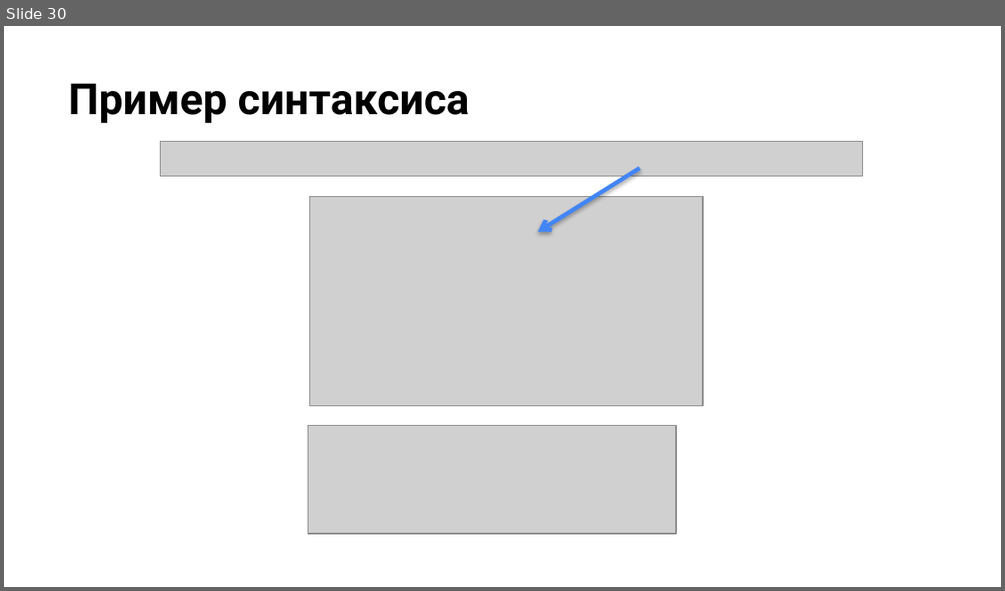
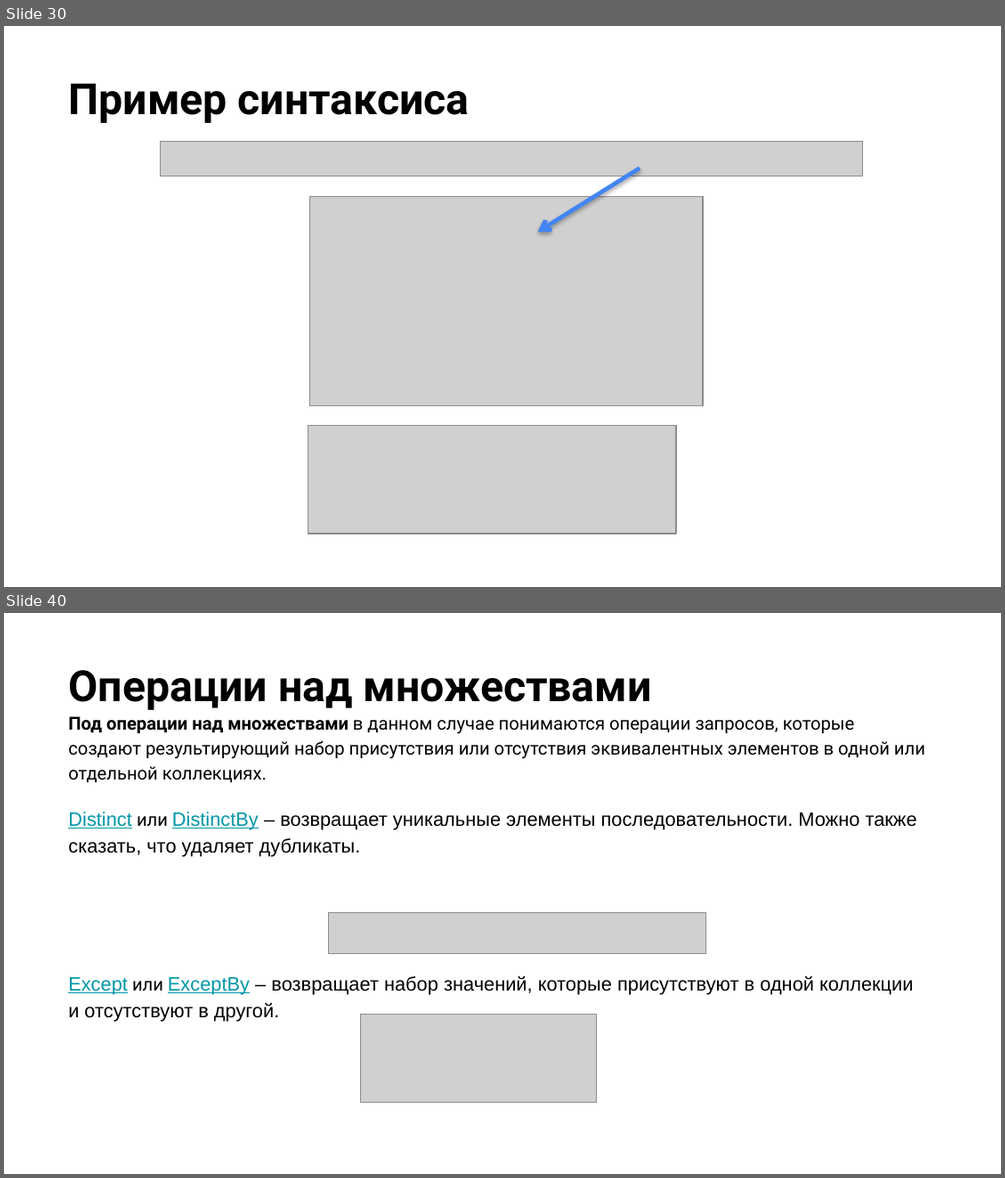
Before and after one commit to NilovPavel/OpenLessonLinq, a slide deck: LinqQueries.pptx. Shown one above the other, each under a label of ours: slide 30 before the commit, slides 30 and 40 after it; the slides between them are not shown. The pictures are 1005x591 and 1005x1178 pixels, drawn with LibreOffice and Linux fonts; fonts in the diff are those of the drawing; grey boxes stand for pictures; background and template pictures are left out. Boxes give left, top, right and bottom in pixels: in the first picture for what was removed or moved away, otherwise in the second. Text is boxed around its words. In the diff, an @@ line names an element or a change of style, - is before the commit and + after.

```diff
--- a/LinqQueries.pptx
+++ b/LinqQueries.pptx
@@ slide 40 added at <box>4,613,1001,1174</box>, background picture (left out) @@
@@ title added at <box>68,670,652,710</box>, 31 pt, text #000000, bold @@
+Операции над множествами
@@ text added at <box>68,716,925,856</box>, 13 pt, text #000000 @@
+Под операции над множествами в данном случае понимаются операции запросов, которые создают результирующий набор присутствия или отсутствия эквивалентных элементов в одной или отдельной коллекциях.
+Distinct или DistinctBy – возвращает уникальные элементы последовательности. Можно также сказать, что удаляет дубликаты.
@@ picture added at <box>329,913,705,954</box> @@
@@ text added at <box>68,975,913,1021</box>, 14 pt, text #000000 @@
+Except или ExceptBy – возвращает набор значений, которые присутствуют в одной коллекции и отсутствуют в другой.
@@ picture added at <box>361,1013,596,1103</box> @@
```
Also in this commit, not shown: 31 other slides added.
